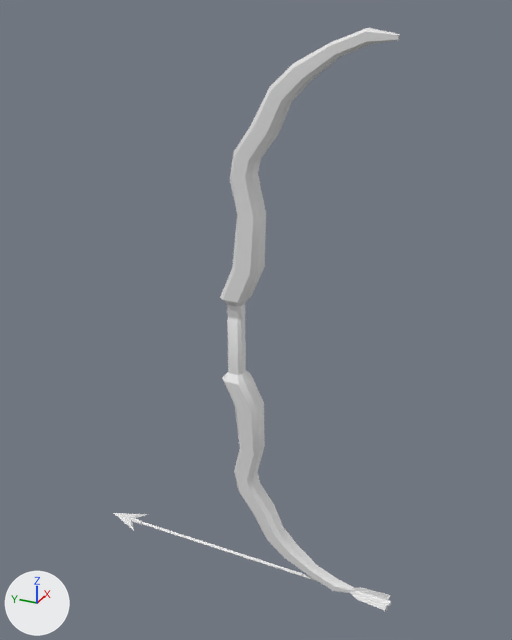
One commit to the FBX model Source/Models/Exports/Arrow.FBX: the scene before it, then after it.
Both versions are drawn from a camera (50 mm lens) standing at (-0.493, -0.239, 0.516) and looking at (0.013, -0.011, 0.263). Lighting does not change. The marker at lower left points along +X, +Y and +Z. Where no turn or scale is listed for an object, it has been applied to the vertices.
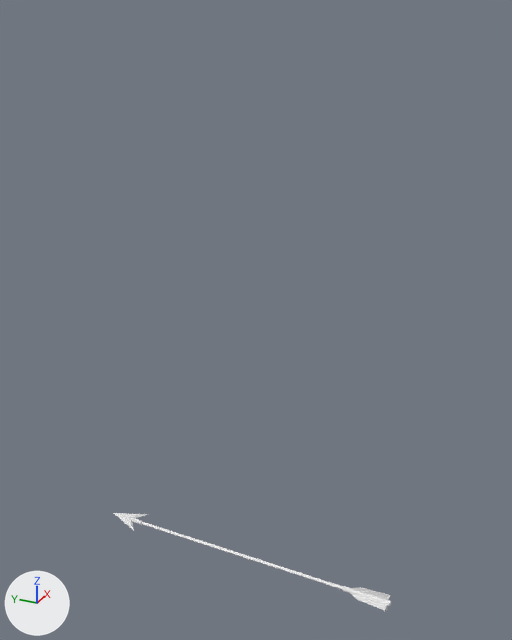
Changed parts and their boxes (x1, y1, x2, y2) in the pictures (512 x 640 px):
'Box002', deleted
    before: (220, 28, 400, 593)

What changed in the scene script:
```text
Remove ob_box002:
    ob_box002 = bpy.data.objects.new('Box002', me_mesh)
    ob_box002.location = (0.0, 0.0, 0.251)
```
